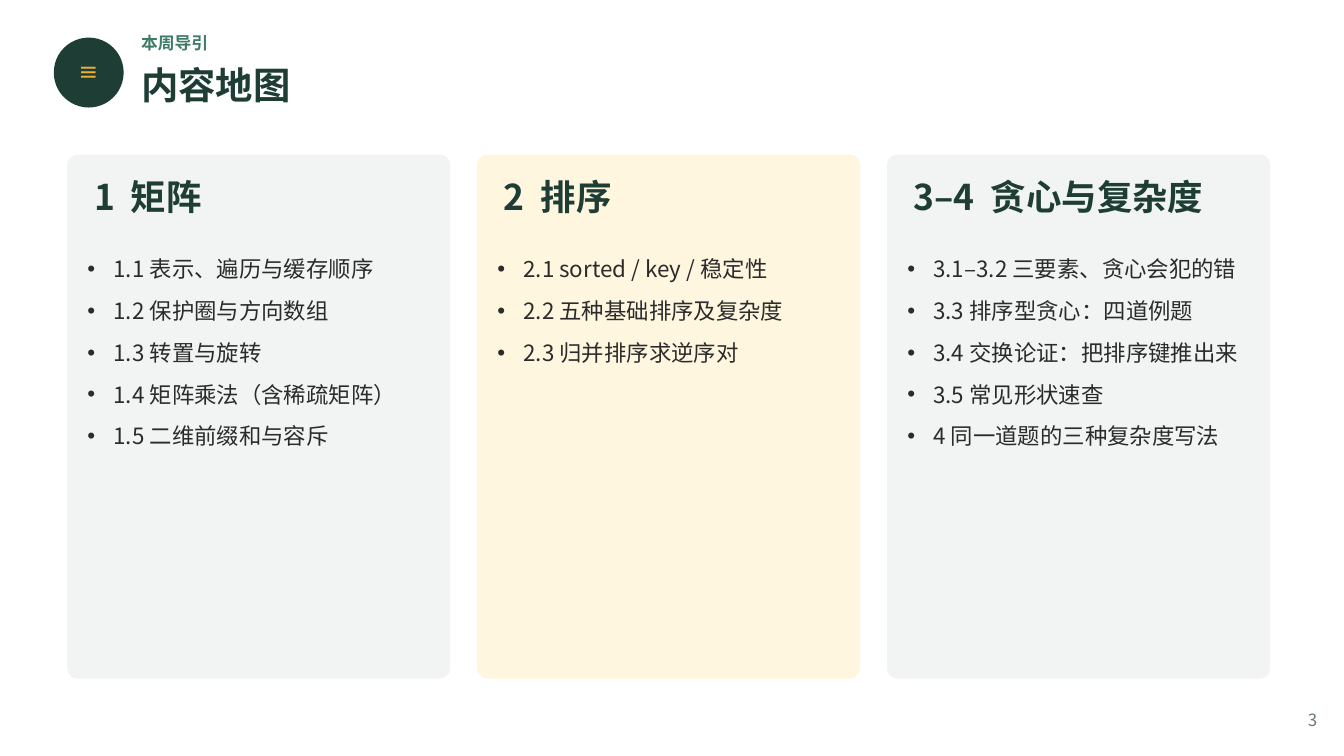
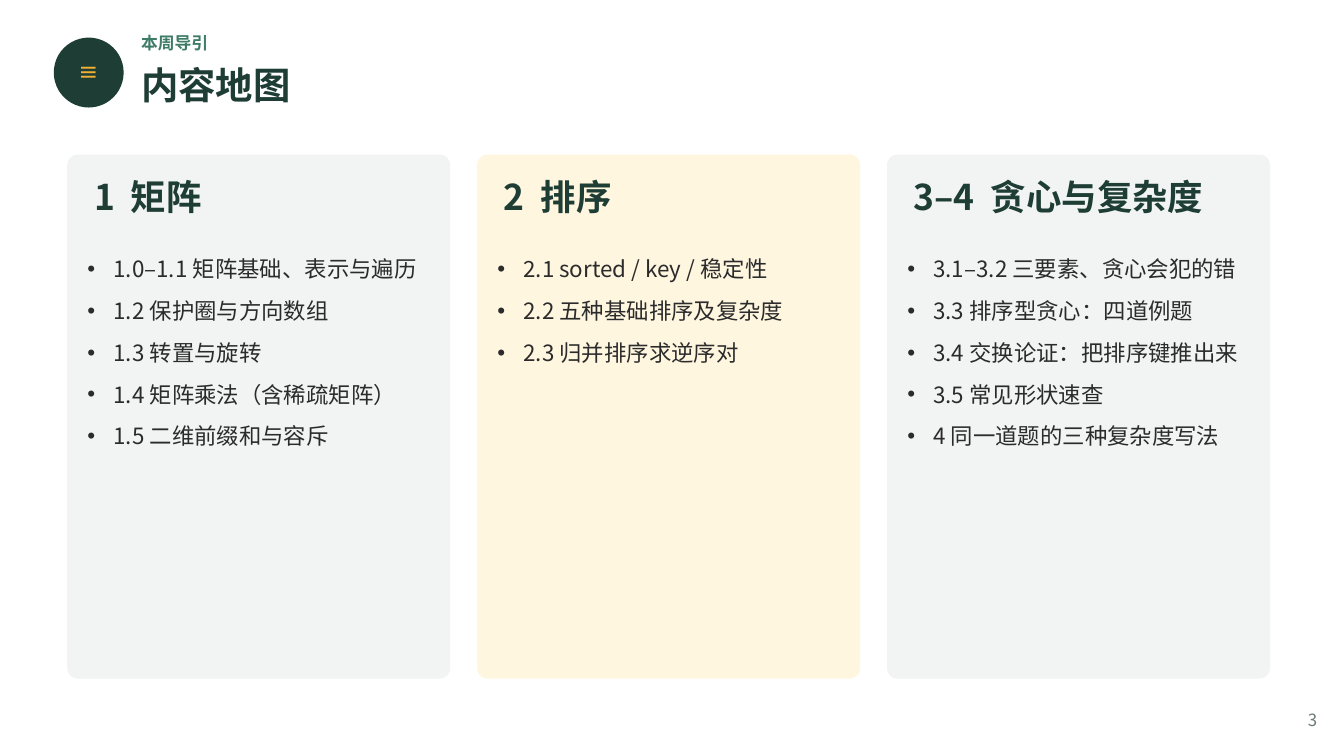
Before and after one commit to GMyhf/2026fall-cs101, a slide deck: slide 3 of courseware/202610_ADS_W06_Matrices_Sorting_Greedy.pptx. Drawn at 1344x756 pixels with LibreOffice and Linux fonts; fonts in the diff are those of the drawing. Boxes give left, top, right and bottom in pixels: in the first picture for what was removed or moved away, otherwise in the second. Text is boxed around its words. In the diff, an @@ line names an element or a change of style, - is before the commit and + after.

```diff
--- a/courseware/202610_ADS_W06_Matrices_Sorting_Greedy.pptx
+++ b/courseware/202610_ADS_W06_Matrices_Sorting_Greedy.pptx
@@ text at (x1=114, y1=258, x2=417, y2=279): text changed @@
-• 1.1 表示、遍历与缓存顺序
+• 1.0–1.1 矩阵基础、表示与遍历
```
Also in this commit, not shown: 39 other slides changed, 6 slides added.
